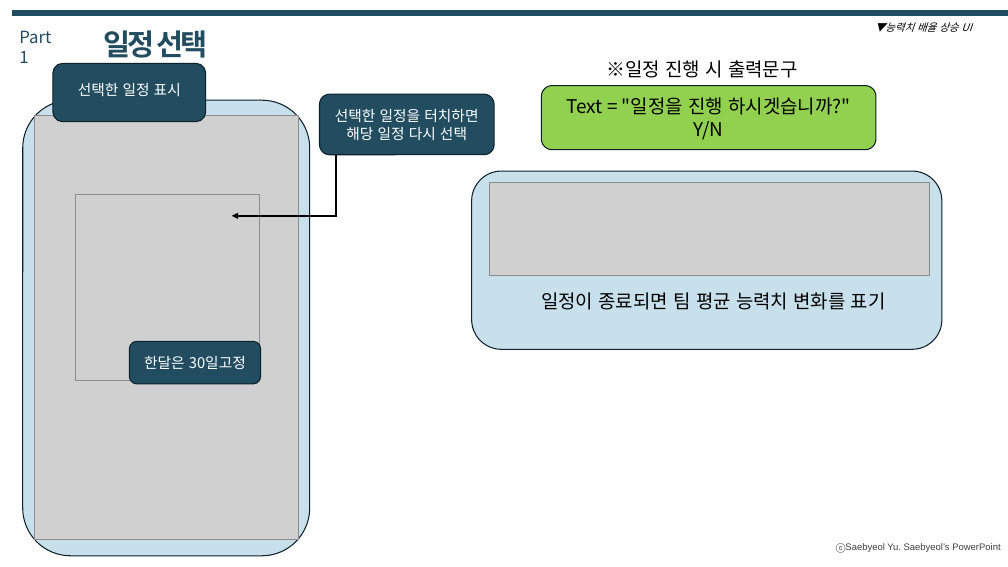
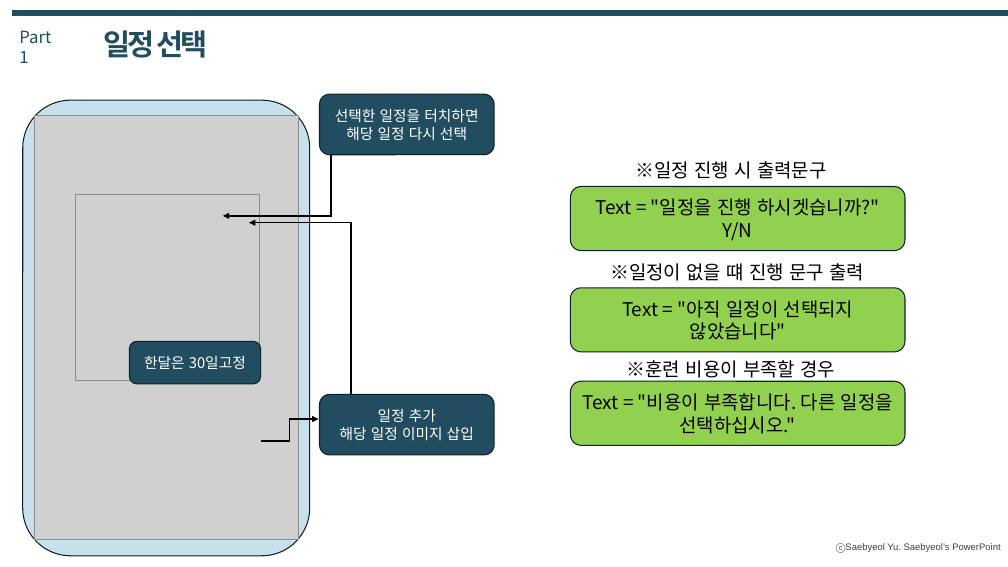
Before and after one commit to Yuhan2024GameDev2-2/GameEngine, a slide deck: slide 13 of YB기획서/프로젝트YB프로토타입_개발기획서.pptx (slide 12 before the commit). Drawn at 1008x567 pixels with LibreOffice and Linux fonts; fonts in the diff are those of the drawing; grey boxes stand for pictures. Boxes give left, top, right and bottom in pixels: in the first picture for what was removed or moved away, otherwise in the second. Text is boxed around its words. In the diff, an @@ line names an element or a change of style, - is before the commit and + after.

Commit message:
프로젝트YB기획서_선수등록_수정
선수등록 팝업창 부연 설명, 돈이 부족할 경우 텍스트 추가, 일정진행 설명 추가

```diff
--- a/YB기획서/프로젝트YB프로토타입_개발기획서.pptx
+++ b/YB기획서/프로젝트YB프로토타입_개발기획서.pptx
@@ text removed at (x1=875, y1=22, x2=972, y2=32) @@
-▼능력치 배율 상승 UI
@@ rounded rectangle removed at (x1=53, y1=64, x2=206, y2=122) @@
@@ text removed at (x1=78, y1=83, x2=181, y2=96) @@
-선택한 일정 표시
@@ elbow arrow moved from (440, 142) - (232, 216) to (439, 142) - (223, 216) @@
@@ rounded rectangle removed at (x1=472, y1=171, x2=942, y2=349) @@
@@ text "※일정 진행 시 출력문구" moved from (x1=606, y1=60, x2=798, y2=78) to (x1=635, y1=161, x2=827, y2=179) @@
@@ picture removed at (x1=489, y1=183, x2=930, y2=276) @@
@@ rounded rectangle "Text = "일정을 진행 하시겟습니까?"" moved from (x1=541, y1=85, x2=876, y2=150) to (x1=571, y1=187, x2=906, y2=251) @@
@@ elbow arrow added from (454, 427) to (249, 223), #000000 1.5 pt @@
@@ text added at (x1=610, y1=263, x2=864, y2=281), 18 pt, text #000000 @@
+※일정이 없을 떄 진행 문구 출력
@@ text removed at (x1=541, y1=292, x2=886, y2=310) @@
-일정이 종료되면 팀 평균 능력치 변화를 표기
@@ rounded rectangle added at (x1=571, y1=288, x2=906, y2=352), fill #92D050, outline #0F222A 1 pt, 18 pt, text #000000 @@
+Text = "아직 일정이 선택되지 않았습니다"
@@ rounded rectangle added at (x1=571, y1=381, x2=906, y2=445), fill #92D050, outline #0F222A 1 pt, 18 pt, text #000000 @@
+Text = "비용이 부족합니다. 다른 일정을 선택하십시오."
@@ text added at (x1=627, y1=360, x2=836, y2=381), 18 pt, text #000000 @@
+※훈련 비용이 부족할 경우
@@ elbow arrow added from (261, 441) to (318, 419), #000000 1.5 pt @@
@@ rounded rectangle added at (x1=320, y1=395, x2=495, y2=455), fill #224D60, outline #0F222A 1 pt, 14 pt, text #FFFFFF @@
+일정 추가
+해당 일정 이미지 삽입
```
Also in this commit, not shown: 10 other slides changed, 9 slides added.
